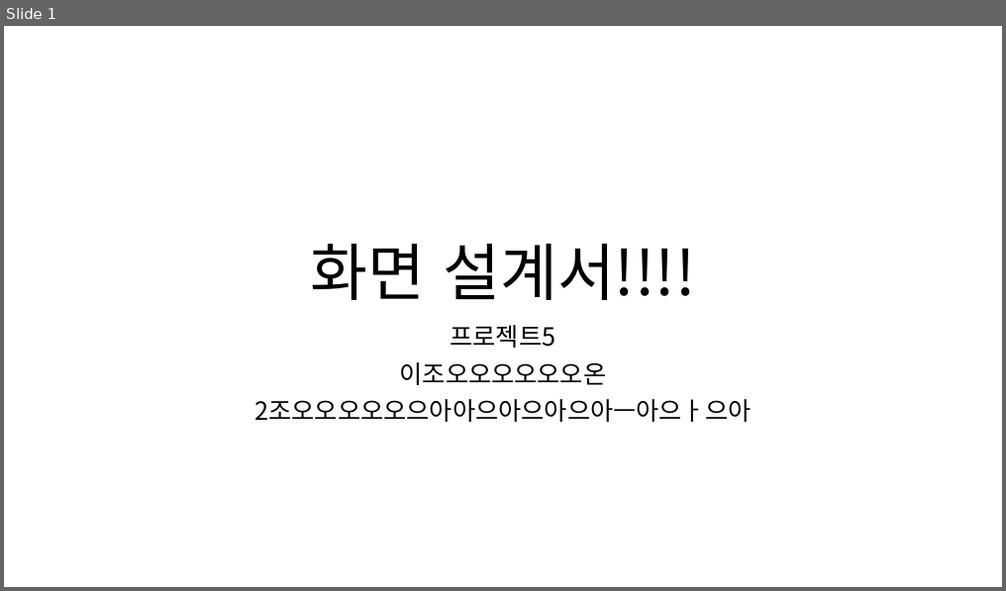
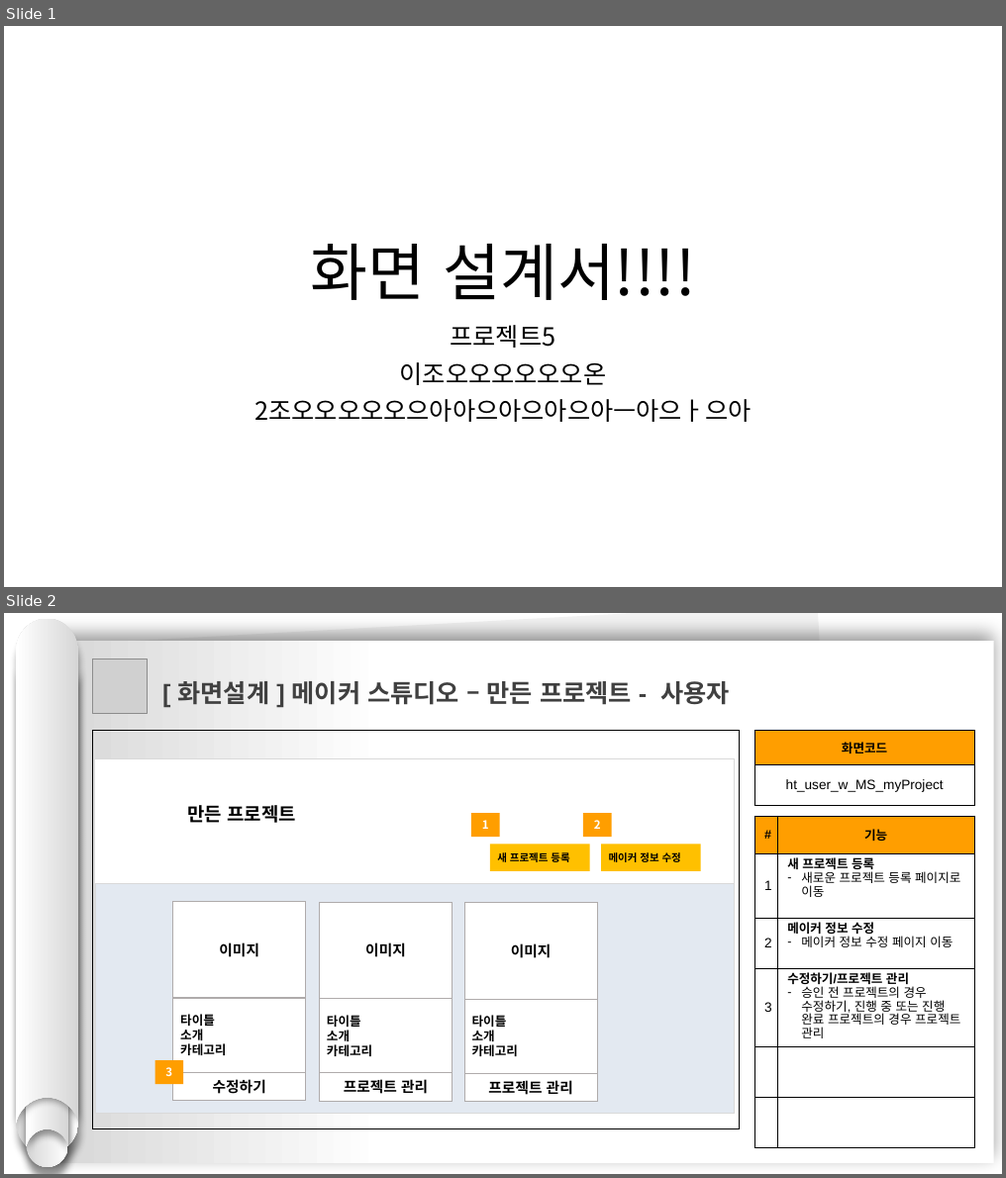
Before and after one commit to hhsw07/ezen-academy-projects, a slide deck: 0 발표용 파워포인트/0529 4차발표/0529 project06 - 파워포인트 - 현태.pptx. Shown one above the other, each under a label of ours: slide 1 before the commit, slides 1 and 2 after it. The pictures are 1006x591 and 1006x1178 pixels, drawn with LibreOffice and Linux fonts; fonts in the diff are those of the drawing; grey boxes stand for pictures. Boxes give left, top, right and bottom in pixels: in the first picture for what was removed or moved away, otherwise in the second. Text is boxed around its words. In the diff, an @@ line names an element or a change of style, - is before the commit and + after.

```diff
--- a/0 발표용 파워포인트/0529 4차발표/0529 project06 - 파워포인트 - 현태.pptx
+++ b/0 발표용 파워포인트/0529 4차발표/0529 project06 - 파워포인트 - 현태.pptx
@@ slide 2 added at (x1=4, y1=613, x2=1002, y2=1174), background #FFFFFF @@
@@ group added at (x1=16, y1=619, x2=79, y2=1167): 4 freeform shapes @@
@@ rectangle added at (x1=43, y1=641, x2=994, y2=1164), fill gradient #FFFFFF to #D7D7D7 @@
@@ rectangle added at (x1=58, y1=613, x2=846, y2=1154), fill #F2F2F2 @@
@@ picture added at (x1=92, y1=659, x2=147, y2=713) @@
@@ text added at (x1=177, y1=681, x2=730, y2=705), 24 pt, text #404040, bold @@
+[ 화면설계 ] 메이커 스튜디오 – 만든 프로젝트 - 사용자
@@ rectangle added at (x1=92, y1=731, x2=739, y2=1130), outline #000000 0.75 pt @@
@@ table added at (x1=754, y1=731, x2=975, y2=805), 2 rows, 1 columns @@
+화면코드
+ht_user_w_MS_myProject
@@ rectangle added at (x1=471, y1=813, x2=500, y2=837), fill #FF9E00, 11 pt, text #FFFFFF, bold @@
+1
@@ rectangle added at (x1=583, y1=813, x2=612, y2=837), fill #FF9E00, 11 pt, text #FFFFFF, bold @@
+2
@@ table added at (x1=754, y1=816, x2=975, y2=1149), 6 rows, 2 columns @@
+# | 기능
+1 | 새 프로젝트 등록 / 새로운 프로젝트 등록 페이지로 이동
+2 | 메이커 정보 수정 / 메이커 정보 수정 페이지 이동
+3 | 수정하기/프로젝트 관리 / 승인 전 프로젝트의 경우 수정하기, 진행 중 또는 진행 완료 프로젝트의 경우 프로젝트 관리
+ | 
+ | 
@@ group added at (x1=95, y1=759, x2=735, y2=1113): 14 rectangles, 1 text @@
+만든 프로젝트
+메이커 정보 수정
+새 프로젝트 등록
+이미지
+타이틀
+소개
+카테고리
+수정하기
+이미지
+타이틀
+소개
+카테고리
+프로젝트 관리
+이미지
+타이틀
+소개
+카테고리
+프로젝트 관리
+3
```
Also in this commit, not shown: 28 other slides added, 6 other files.
